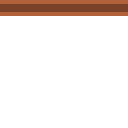
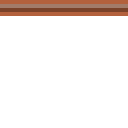
Before/after of a w=128, h=128 layered artwork. What changed in the layer stack:
added layer "\ #1" (30%) above "\" over [0, 4, 128, 8]
